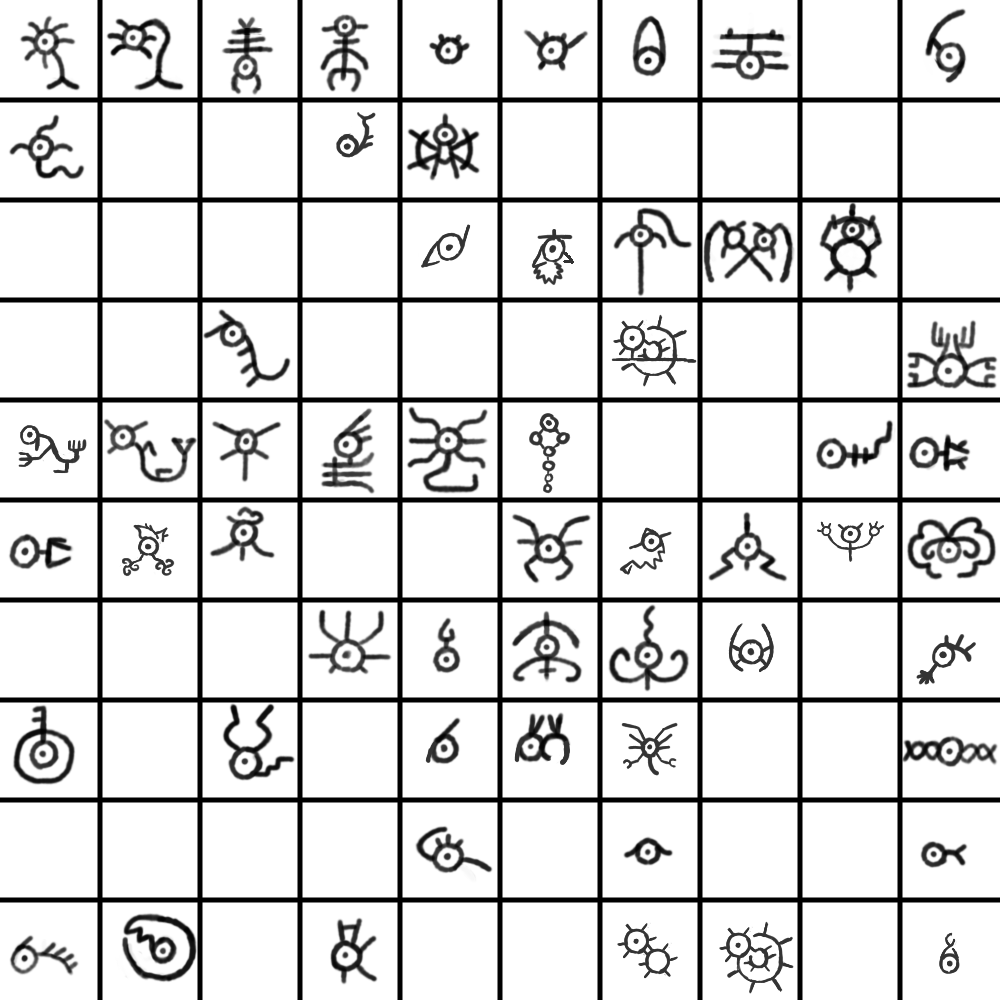
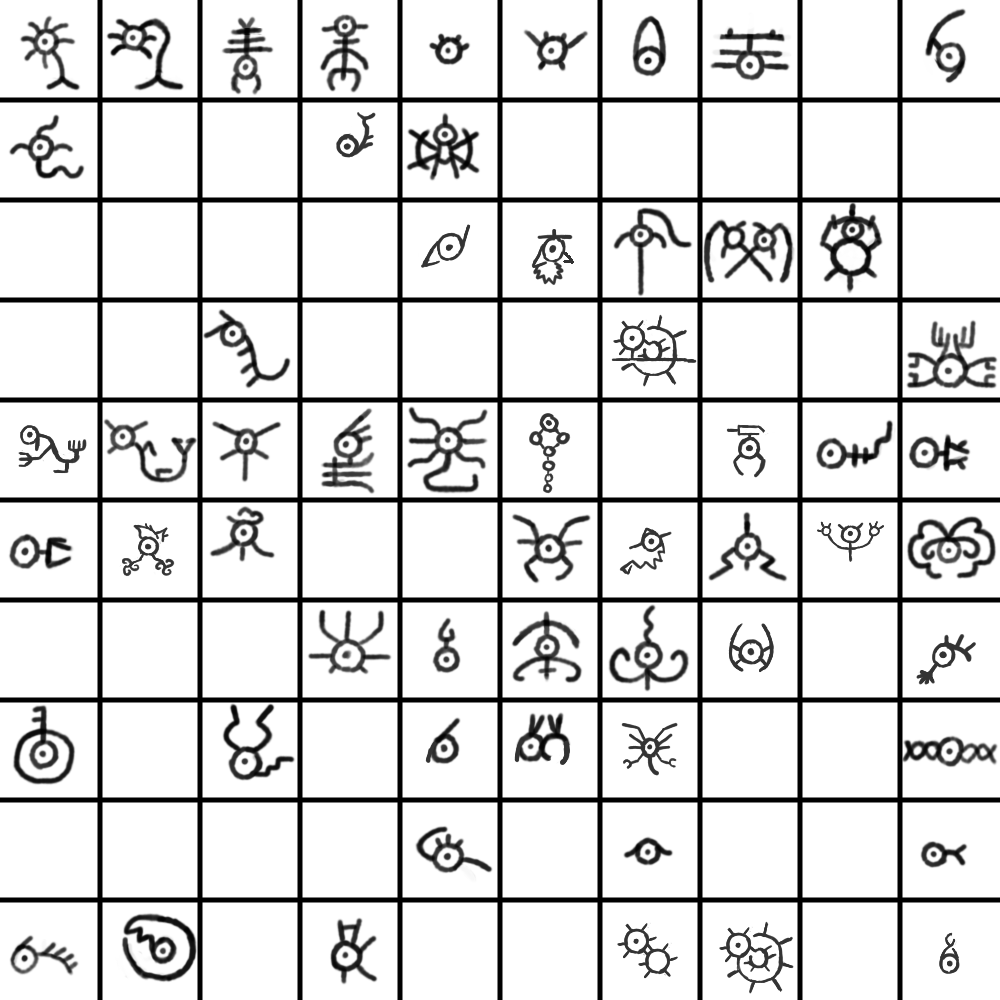
Revision of a layered 1000px x 1000px image; what changed, layer by layer:
painted on "Paint Layer 1" over [726, 424, 769, 478]
